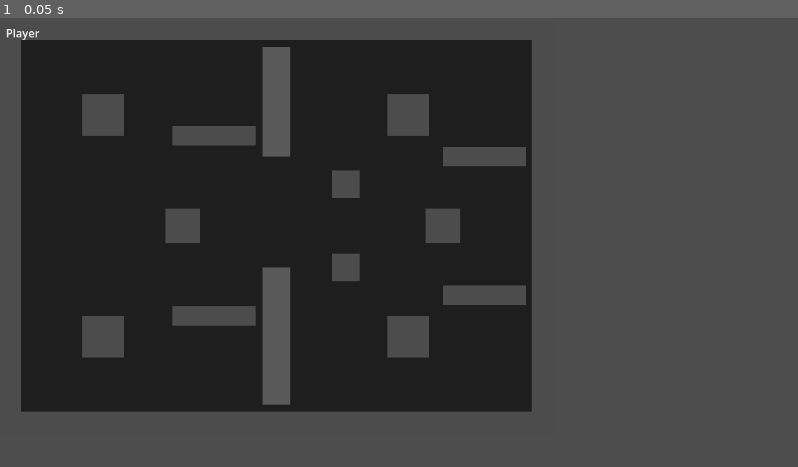
Above: before the commit, frame 1.
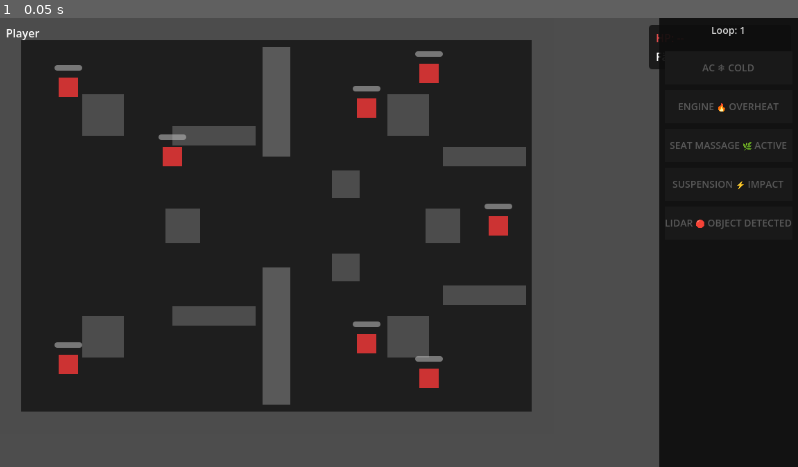
Above: after the commit, the same moment.

Repository: moklem/Roge-Like
Game: Godot game, scene res://scenes/Game.tscn
The game is run twice, just before and just after one commit, with the same random seed, the same clock (stepped at 60 frames per second) and the same inputs. This scene is started directly instead of the project's main scene.
Inputs:
- Up to frame 1 (0.05 s): no input

The runs differ from the first frame. In frame 1, 18% of the frame differs, in the area x 6-100%, y 0-100%.
Error before the commit: Parse Error: Cannot infer the type of "e" variable because the value doesn't have a set type. (res://scenes/Game.gd:364)

Commit message:
fix: invisible walls, bullet damage scaling, weapon cap
- Game.gd: disable Room2/Room3 StaticBody2D collision at startup;
  rooms were visible=false but collision was never disabled, causing
  players to collide with invisible walls from all 3 rooms at once
- Bullet.gd: add damage_mult export; apply in take_damage call so
  Damage stat-boost cards now affect screws/bolts (primary weapon)
- Game.gd: pass player.stage3_damage_mult into BulletSpawner spawn
  data via both request_fire RPC path and _do_spawn_bullet
- WeaponManager.gd: pass damage_mult on host-direct fire path;
  fix MAX_WEAPONS 3→6 to match WEAP-05 requirement (D-15)

Co-Authored-By: Claude Sonnet 4.6 <noreply@anthropic.com>

Diff:
--- a/scenes/Game.gd
+++ b/scenes/Game.gd
@@ -77,6 +77,15 @@
 	add_child(_car_hud)
 	# Phase 7 Plan 03 (D-13): Initialize elite spawn interval; host timer uses randf_range(45, 90)
 	_elite_spawn_interval = randf_range(45.0, 90.0)
+
+	# Phase 8: Disable StaticBody2D collision on hidden rooms at startup.
+	# Room2 and Room3 start visible=false but Godot does NOT disable collision with visibility.
+	# Without this, players immediately collide with invisible walls/blocks from all 3 rooms.
+	for _rid in [2, 3]:
+		var _hidden_room := get_node_or_null("Room%d" % _rid)
+		if _hidden_room:
+			for _body in _hidden_room.find_children("*", "StaticBody2D", true, false):
+				_body.set_collision_layer_value(1, false)
 
 	# Bake navigation polygon at runtime so new obstacles are properly carved out
 	call_deferred("_bake_navigation")
@@ -356,7 +365,7 @@
 	# Phase 7 Plan 03 (D-19, D-20): dispatch on type; elite uses ELITE_ENEMY_SCENE
 	# Phase 8 Plan 03: boss type uses BOSS_SCENE (D-09, P7)
 	var enemy_type: String = data.get("type", "")
-	var scene
+	var scene: PackedScene
 	match enemy_type:
 		"elite": scene = ELITE_ENEMY_SCENE
 		"boss":  scene = BOSS_SCENE
@@ -452,7 +461,8 @@
 		"pos": player_node.global_position,
 		"dir": dir.normalized(),
 		"owner_id": requester_peer_id,
-		"fire_burst": force_burn
+		"fire_burst": force_burn,
+		"damage_mult": player_node.stage3_damage_mult
 	})
 
 func _do_spawn_bullet(data: Dictionary) -> Node:
@@ -464,6 +474,7 @@
 	# Phase 5 Plan 05 (D-17, ELEM-07, T-05-19): Wire force_burn for Fire Burst projectiles.
 	# force_burn=true bypasses the 25% proc gate in Bullet.gd (100% guaranteed burn).
 	# T-05-19: force_burn defaults false; only Fire Burst spawn path sets fire_burst=true.
+	b.damage_mult = data.get("damage_mult", 1.0)
 	b.force_burn = data.get("fire_burst", false)
 	if b.force_burn:
 		b.modulate = Color(1.0, 0.5, 0.0)  # orange modulate (D-17, D-ELEM-07 visual)
--- a/scenes/projectiles/Bullet.gd
+++ b/scenes/projectiles/Bullet.gd
@@ -14,6 +14,7 @@
 ## Set by Game.gd _do_spawn_bullet(data) — all peers get these values via spawn_function
 @export var direction: Vector2 = Vector2.RIGHT
 @export var owner_peer_id: int = 0
+@export var damage_mult: float = 1.0
 ## D-17: Fire Burst projectiles bypass the 25% proc gate and always apply burn (ELEM-02).
 @export var force_burn: bool = false
 
@@ -52,7 +53,7 @@
 		return
 	# CMBT-06: apply damage to enemy (host-authoritative — take_damage guards itself too)
 	if enemy.has_method("take_damage"):
-		enemy.take_damage(BULLET_DAMAGE)
+		enemy.take_damage(int(float(BULLET_DAMAGE) * damage_mult))
 	# Phase 5 ELEM-01/03/07: Element proc — must stay inside the authority guard above (Pitfall 5).
 	# force_burn=true bypasses 25% gate (D-17: Fire Burst projectiles always burn — ELEM-02).
 	if force_burn:
--- a/scenes/weapons/WeaponManager.gd
+++ b/scenes/weapons/WeaponManager.gd
@@ -6,7 +6,7 @@
 ## D-15: Max 6 weapons; add_weapon returns false if full (silent cap, no UI in Phase 4).
 ## D-16: reset() called from game-over path; clears all weapons and airbag charge.
 
-const MAX_WEAPONS: int = 3
+const MAX_WEAPONS: int = 6
 const WEAPON_IDS: Array[String] = [
 	"screws_and_bolts", "exhaust_flames", "spinning_tires",
 	"antenna_beam", "horn_shockwave", "airbag_shield"
@@ -67,7 +67,8 @@
 				game.get_node("BulletSpawner").spawn({
 					"pos": player.global_position,
 					"dir": d,
-					"owner_id": player.peer_id
+					"owner_id": player.peer_id,
+					"damage_mult": player.stage3_damage_mult
 				})
 		else:
 			if game.has_method("request_fire"):
